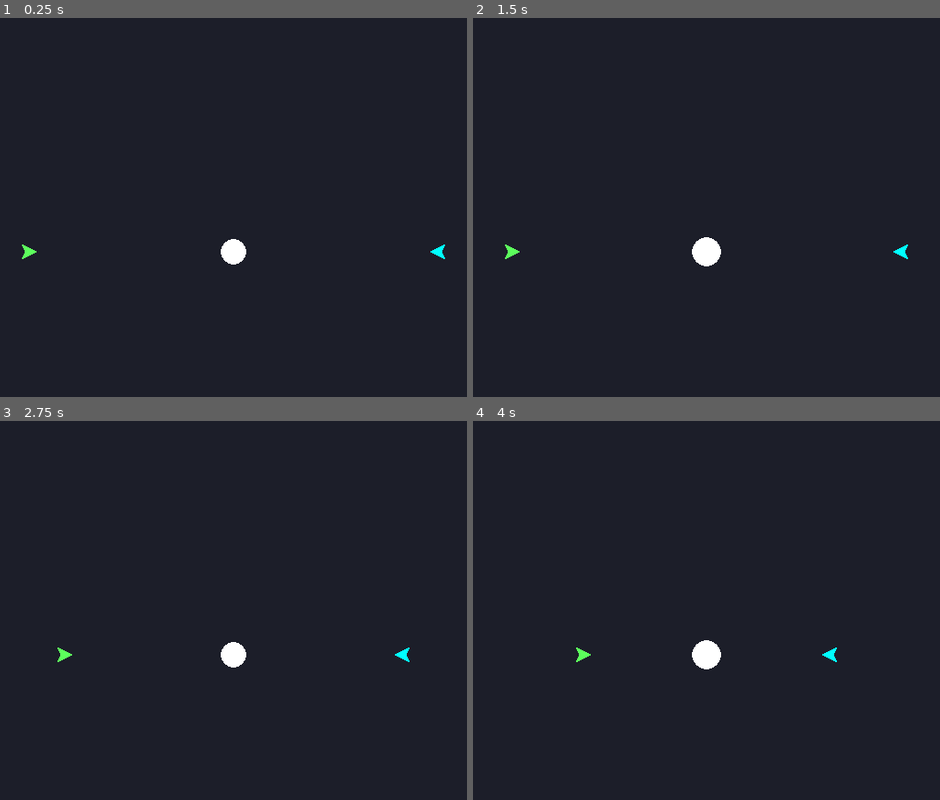
Above: before the commit, frames 1-4 (two rows, left to right).
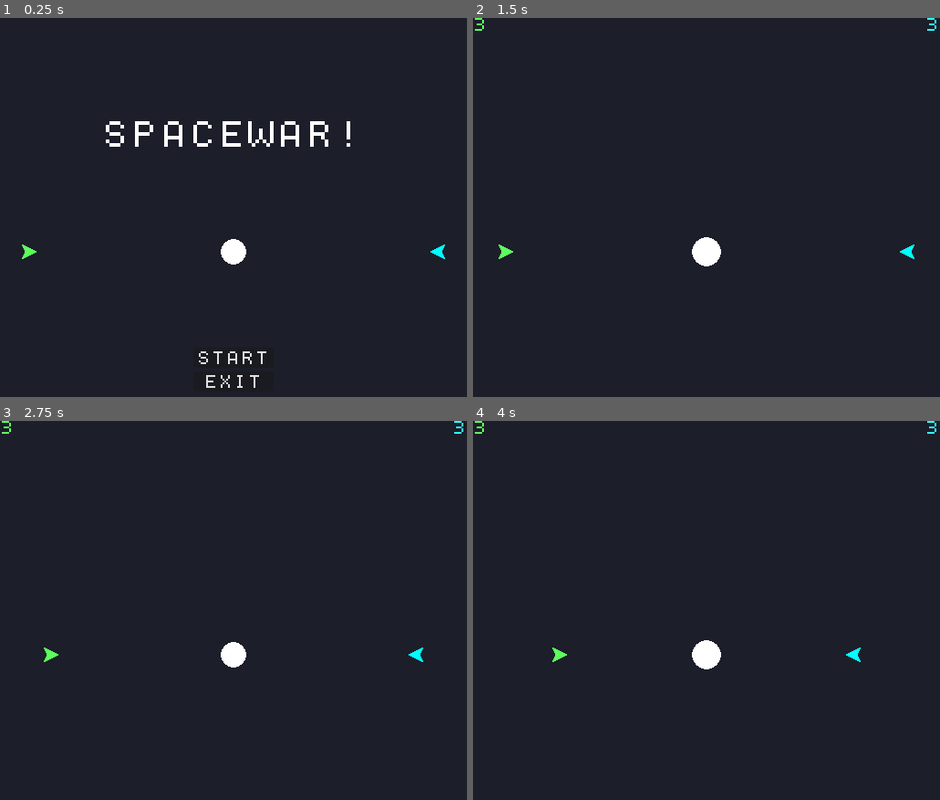
Above: after the commit, the same moments.

Repository: Alexander-Jordan/spacewar-godot
Game: Godot game, scene res://stages/main.tscn
Two runs of this game, one before a commit and one after it. Both use one fixed random seed, a clock stepped at 60 frames per second and the inputs below.
Inputs (mouse positions are in pixels of both pictures, inside the frame that each line leads up to):
- Up to frame 1 (0.25 s): no input
- Up to frame 2 (1.5 s): click (706, 359) at 0.5 s, where only the run after the commit has a clickable "START"
- Up to frame 3 (2.75 s): no input
- Up to frame 4 (4 s): no input

The runs differ from the first frame. In frame 1, 1.3% of the frame differs, in the area x 22-75%, y 27-98%; in frame 2, 0.2%; in frame 3, 0.3%; in frame 4, 0.3%.

Commit message:
Add menus and basic gameplay

Diff:
--- /dev/null
+++ b/base_theme.tres
@@ -0,0 +1,6 @@
+[gd_resource type="Theme" load_steps=2 format=3 uid="uid://bof0eci1j2ytx"]
+
+[ext_resource type="FontFile" uid="uid://cikvchcawcess" path="res://assets/fonts/dogica/OTF/dogica.otf" id="1_6qegq"]
+
+[resource]
+default_font = ExtResource("1_6qegq")
--- a/entities/ship/ship.gd
+++ b/entities/ship/ship.gd
@@ -16,6 +16,7 @@
 @onready var thrust_audio_stream_player: ThrustAudioStreamPlayer = $ThrustAudioStreamPlayer
 @onready var timer: Timer = $Timer
 
+var is_spawned: bool = true
 var steering: float = 0.0
 var throttle: float = 0.0
 var throttle_forward: bool = false:
@@ -42,6 +43,11 @@
 
 func _ready() -> void:
 	destructor_2d.destroyed.connect(func(): gpu_particles_explosion.emitting = true; call_deferred('despawn'))
+	GM.state_changed.connect(func(state: GM.State):
+		match state:
+			GM.State.PLAYING:
+				reset()
+	)
 	timer.timeout.connect(reset)
 
 	gpu_particles_explosion.modulate = self.modulate
@@ -64,12 +70,20 @@
 	velocity += gravity_force * delta
 
 func despawn() -> void:
+	if !is_spawned:
+		return
+
+	if player == 'p1':
+		GM.lives_p1 -= 1
+	else:
+		GM.lives_p2 -= 1
 	random_audio_player_2d.play_random_audio_and_await_finished()
 	thrust_audio_stream_player.stop()
 	throttle_forward = false
 	sprite_2d.visible = false
 	process_mode = Node.PROCESS_MODE_DISABLED
 	timer.start()
+	is_spawned = false
 
 func reset() -> void:
 	rotation = spawn_rotation
@@ -77,6 +91,7 @@
 	velocity = Vector2.ZERO
 	sprite_2d.visible = true
 	process_mode = Node.PROCESS_MODE_INHERIT
+	is_spawned = true
 
 func screen_wrap() -> void:
 	position.x = wrapf(position.x, 0, 512)
--- a/project.godot
+++ b/project.godot
@@ -14,6 +14,10 @@
 run/main_scene="uid://1qik0ccbibv1"
 config/features=PackedStringArray("4.4", "GL Compatibility")
 config/icon="res://icon.svg"
+
+[autoload]
+
+GM="*res://utilities/game_manager.gd"
 
 [display]
 
--- a/stages/main.tscn
+++ b/stages/main.tscn
@@ -1,10 +1,12 @@
-[gd_scene load_steps=6 format=3 uid="uid://1qik0ccbibv1"]
+[gd_scene load_steps=8 format=3 uid="uid://1qik0ccbibv1"]
 
 [ext_resource type="PackedScene" uid="uid://w2xu50meddru" path="res://entities/ship/ship.tscn" id="1_72s8x"]
 [ext_resource type="AudioStream" uid="uid://dtofqfhmtabyv" path="res://assets/music/pause-screen-228431.mp3" id="1_fejr8"]
 [ext_resource type="Script" uid="uid://dnpfep1pihk30" path="res://common/spawnable/spawner_2d.gd" id="2_7iyax"]
 [ext_resource type="PackedScene" uid="uid://cxmuml076iij8" path="res://entities/torpedo/torpedo.tscn" id="3_0oqm6"]
 [ext_resource type="PackedScene" uid="uid://bygo01wk70enf" path="res://entities/planet/planet.tscn" id="4_0oqm6"]
+[ext_resource type="PackedScene" uid="uid://btdx5amecp7s4" path="res://ui/menu/ui_menu.tscn" id="6_5sjox"]
+[ext_resource type="PackedScene" uid="uid://wtivff0db0po" path="res://ui/gameplay/ui_gameplay.tscn" id="7_byaf2"]
 
 [node name="Main" type="Node2D"]
 
@@ -34,3 +36,10 @@
 
 [node name="Planet" parent="." instance=ExtResource("4_0oqm6")]
 position = Vector2(256, 256)
+
+[node name="CanvasLayer" type="CanvasLayer" parent="."]
+
+[node name="UIMenu" parent="CanvasLayer" instance=ExtResource("6_5sjox")]
+
+[node name="UIGameplay" parent="CanvasLayer" instance=ExtResource("7_byaf2")]
+visible = false
--- /dev/null
+++ b/ui/gameplay/ui_gameplay.gd
@@ -0,0 +1,29 @@
+class_name UIGameplay extends Control
+
+@onready var button_restart: Button = $VBoxContainer/VBoxContainer/button_restart
+@onready var label_lives_p1: Label = $VBoxContainer/HBoxContainer/label_lives_p1
+@onready var label_lives_p2: Label = $VBoxContainer/HBoxContainer/label_lives_p2
+@onready var label_result: Label = $VBoxContainer/VBoxContainer/label_result
+@onready var v_box_container: VBoxContainer = $VBoxContainer/VBoxContainer
+
+func _ready() -> void:
+	button_restart.pressed.connect(func(): GM.state = GM.State.PLAYING)
+	GM.lives_p1_changed.connect(func(lives: int): label_lives_p1.text = str(lives))
+	GM.lives_p2_changed.connect(func(lives: int): label_lives_p2.text = str(lives))
+	GM.state_changed.connect(func(state: GM.State):
+		match state:
+			GM.State.P1_WIN:
+				show_result('PLAYER 1 WINS!')
+			GM.State.P2_WIN:
+				show_result('PLAYER 2 WINS!')
+			GM.State.NONE:
+				v_box_container.hide()
+				self.hide()
+			GM.State.PLAYING:
+				v_box_container.hide()
+				self.show()
+	)
+
+func show_result(text: String) -> void:
+	label_result.text = text
+	v_box_container.show()
--- /dev/null
+++ b/ui/gameplay/ui_gameplay.tscn
@@ -0,0 +1,58 @@
+[gd_scene load_steps=3 format=3 uid="uid://wtivff0db0po"]
+
+[ext_resource type="Theme" uid="uid://bof0eci1j2ytx" path="res://base_theme.tres" id="1_58yge"]
+[ext_resource type="Script" uid="uid://cju34hxw6iltu" path="res://ui/gameplay/ui_gameplay.gd" id="1_fef1e"]
+
+[node name="UIGameplay" type="Control"]
+layout_mode = 3
+anchors_preset = 15
+anchor_right = 1.0
+anchor_bottom = 1.0
+grow_horizontal = 2
+grow_vertical = 2
+theme = ExtResource("1_58yge")
+script = ExtResource("1_fef1e")
+
+[node name="VBoxContainer" type="VBoxContainer" parent="."]
+layout_mode = 1
+anchors_preset = 15
+anchor_right = 1.0
+anchor_bottom = 1.0
+grow_horizontal = 2
+grow_vertical = 2
+
+[node name="HBoxContainer" type="HBoxContainer" parent="VBoxContainer"]
+layout_mode = 2
+
+[node name="label_lives_p1" type="Label" parent="VBoxContainer/HBoxContainer"]
+modulate = Color(0.36, 1, 0.36, 1)
+layout_mode = 2
+size_flags_horizontal = 2
+text = "3"
+vertical_alignment = 1
+
+[node name="label_lives_p2" type="Label" parent="VBoxContainer/HBoxContainer"]
+modulate = Color(0.19, 1, 1, 1)
+layout_mode = 2
+size_flags_horizontal = 10
+text = "3"
+horizontal_alignment = 2
+vertical_alignment = 1
+
+[node name="VBoxContainer" type="VBoxContainer" parent="VBoxContainer"]
+visible = false
+layout_mode = 2
+size_flags_vertical = 3
+
+[node name="label_result" type="Label" parent="VBoxContainer/VBoxContainer"]
+layout_mode = 2
+size_flags_vertical = 6
+text = "GAME OVER"
+horizontal_alignment = 1
+vertical_alignment = 1
+
+[node name="button_restart" type="Button" parent="VBoxContainer/VBoxContainer"]
+layout_mode = 2
+size_flags_horizontal = 4
+size_flags_vertical = 6
+text = "RESTART"
--- /dev/null
+++ b/ui/menu/ui_menu.gd
@@ -0,0 +1,21 @@
+class_name UIMenu extends Control
+
+@onready var button_start: Button = $VBoxContainer/VBoxContainer/button_start
+@onready var button_exit: Button = $VBoxContainer/VBoxContainer/button_exit
+
+func _ready() -> void:
+	button_start.pressed.connect(start)
+	button_exit.pressed.connect(exit)
+	GM.state_changed.connect(func(state: GM.State):
+		match state:
+			GM.State.NONE:
+				self.show()
+			GM.State.PLAYING:
+				self.hide()
+	)
+
+func start() -> void:
+	GM.state = GM.State.PLAYING
+
+func exit() -> void:
+	get_tree().quit()
--- /dev/null
+++ b/ui/menu/ui_menu.tscn
@@ -0,0 +1,43 @@
+[gd_scene load_steps=3 format=3 uid="uid://btdx5amecp7s4"]
+
+[ext_resource type="Theme" uid="uid://bof0eci1j2ytx" path="res://base_theme.tres" id="1_h260m"]
+[ext_resource type="Script" uid="uid://dwgnr6ygeleus" path="res://ui/menu/ui_menu.gd" id="2_pc7gv"]
+
+[node name="UIMenu" type="Control"]
+layout_mode = 3
+anchors_preset = 15
+anchor_right = 1.0
+anchor_bottom = 1.0
+grow_horizontal = 2
+grow_vertical = 2
+theme = ExtResource("1_h260m")
+script = ExtResource("2_pc7gv")
+
+[node name="VBoxContainer" type="VBoxContainer" parent="."]
+layout_mode = 1
+anchors_preset = 15
+anchor_right = 1.0
+anchor_bottom = 1.0
+grow_horizontal = 2
+grow_vertical = 2
+
+[node name="Label" type="Label" parent="VBoxContainer"]
+layout_mode = 2
+size_flags_vertical = 6
+theme_override_font_sizes/font_size = 32
+text = "SPACEWAR!"
+horizontal_alignment = 1
+vertical_alignment = 1
+
+[node name="VBoxContainer" type="VBoxContainer" parent="VBoxContainer"]
+layout_mode = 2
+size_flags_horizontal = 4
+size_flags_vertical = 6
+
+[node name="button_start" type="Button" parent="VBoxContainer/VBoxContainer"]
+layout_mode = 2
+text = "START"
+
+[node name="button_exit" type="Button" parent="VBoxContainer/VBoxContainer"]
+layout_mode = 2
+text = "EXIT"
--- /dev/null
+++ b/utilities/game_manager.gd
@@ -0,0 +1,38 @@
+class_name GameManager extends Node
+
+enum State {
+	NONE,
+	P1_WIN,
+	P2_WIN,
+	PLAYING,
+}
+
+var lives_p1: int = 3:
+	set(l):
+		if l < 0 or l == lives_p1:
+			return
+		lives_p1 = l
+		lives_p1_changed.emit(l)
+		if l == 0:
+			state = State.P2_WIN
+var lives_p2: int = 3:
+	set(l):
+		if l < 0 or l == lives_p2:
+			return
+		lives_p2 = l
+		lives_p2_changed.emit(l)
+		if l == 0:
+			state = State.P1_WIN
+var state: State = State.NONE:
+	set(s):
+		if !State.values().has(s) or s == state:
+			return
+		state = s
+		state_changed.emit(state)
+		if s == State.PLAYING:
+			lives_p1 = 3
+			lives_p2 = 3
+
+signal lives_p1_changed(lives: int)
+signal lives_p2_changed(lives: int)
+signal state_changed(state: State)
Binary file added: assets/fonts/dogica/Ascii GB Studio/01.png
Not shown, added: assets/fonts/dogica/Ascii GB Studio/01.png.import
Binary file added: assets/fonts/dogica/Ascii GB Studio/02.png
Not shown, added: assets/fonts/dogica/Ascii GB Studio/02.png.import
Binary file added: assets/fonts/dogica/Ascii GB Studio/03.png
Not shown, added: assets/fonts/dogica/Ascii GB Studio/03.png.import
Binary file added: assets/fonts/dogica/Ascii GB Studio/04.png
Not shown, added: assets/fonts/dogica/Ascii GB Studio/04.png.import
Binary file added: assets/fonts/dogica/OTF/dogica.otf
Not shown, added: assets/fonts/dogica/OTF/dogica.otf.import
Binary file added: assets/fonts/dogica/OTF/dogicabold.otf
Not shown, added: assets/fonts/dogica/OTF/dogicabold.otf.import
(and 26 more such lines)
